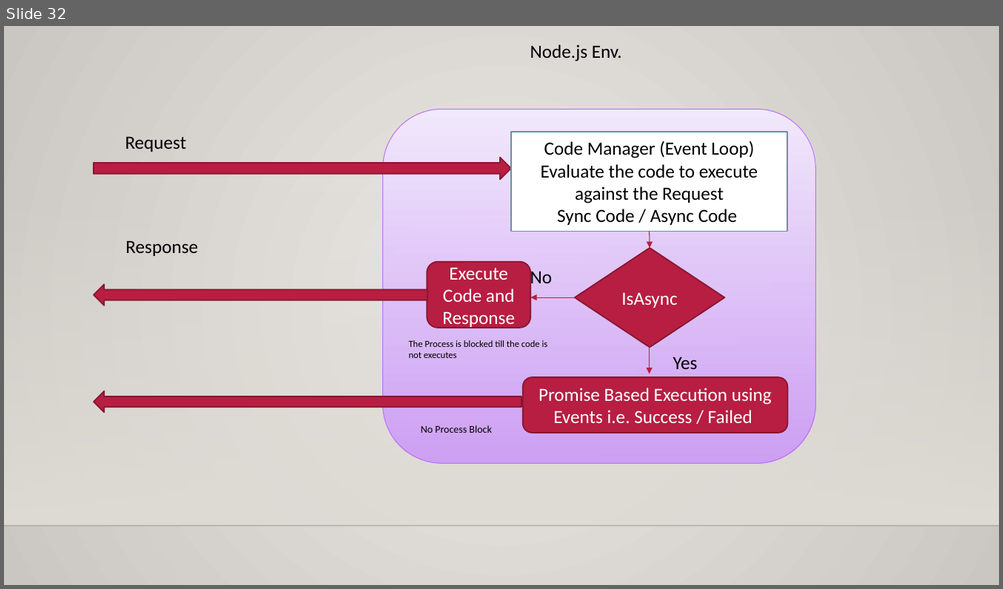
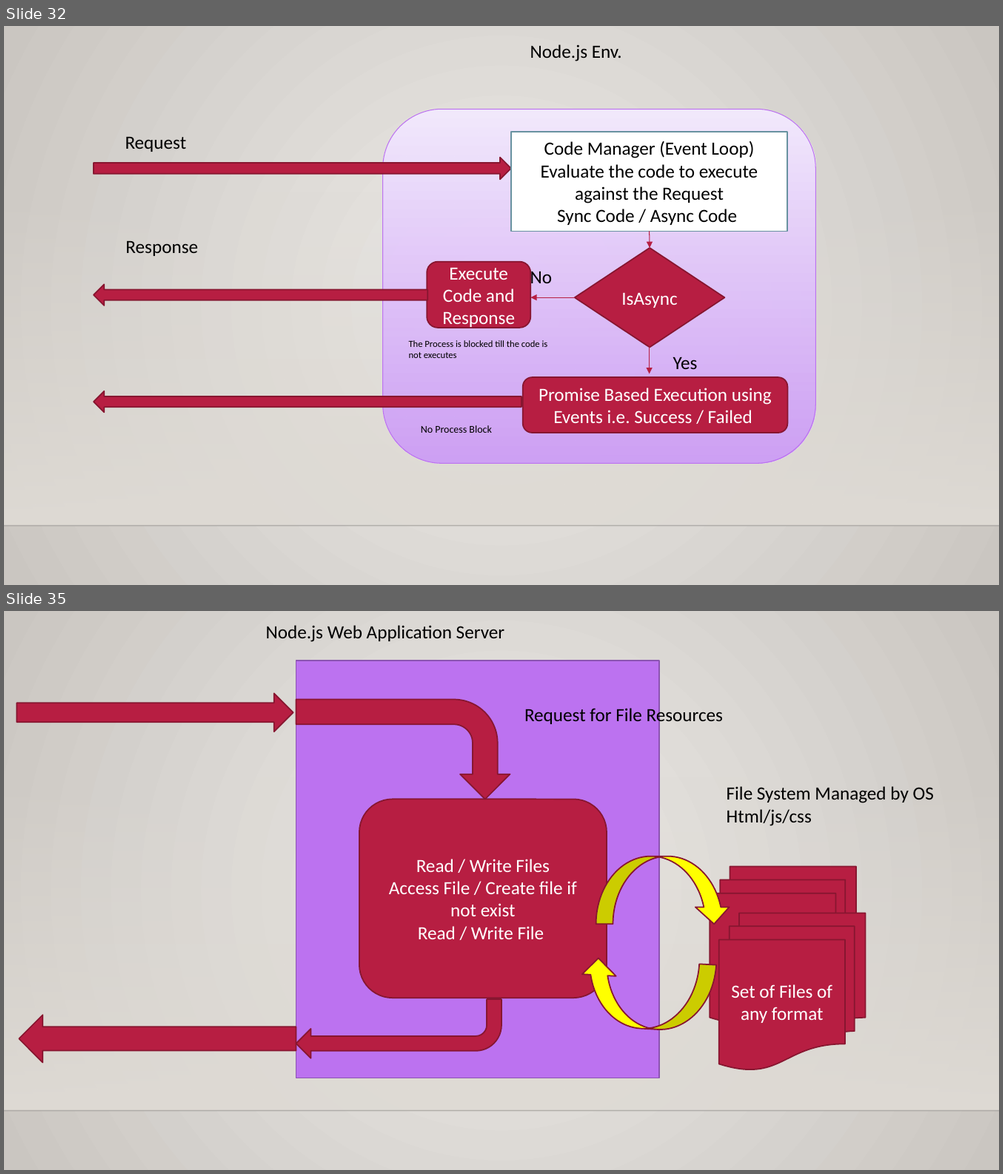
Before and after one commit to maheshsabnis/blazejan2021, a slide deck: Training_Notes_PPTs.pptx. Shown one above the other, each under a label of ours: slide 32 before the commit, slides 32 and 35 after it; the slides between them are not shown. The pictures are 1003x589 and 1003x1174 pixels, drawn with LibreOffice and Linux fonts; fonts in the diff are those of the drawing; background and template pictures are left out. Boxes give left, top, right and bottom in pixels: in the first picture for what was removed or moved away, otherwise in the second. Text is boxed around its words. In the diff, an @@ line names an element or a change of style, - is before the commit and + after.

Commit message:
File Server

```diff
--- a/Training_Notes_PPTs.pptx
+++ b/Training_Notes_PPTs.pptx
@@ slide 35 added at (4, 611, 999, 1170), background gradient #ECEAE7 to #CAC7C1; not listed: 2 template elements that a slide beside it also shows @@
@@ text added at (266, 625, 505, 642), 18 pt, text #000000 @@
+Node.js Web Application Server
@@ rectangle added at (296, 661, 659, 1079), fill #BC72F0, outline #8B54B2 1.25 pt @@
@@ right arrow added at (17, 693, 293, 731), fill #B71E42, outline #871631 1.25 pt @@
@@ bent arrow added at (296, 699, 510, 800), fill #B71E42, outline #871631 1.25 pt @@
@@ text added at (524, 706, 723, 726), 18 pt, text #000000 @@
+Request for File Resources
@@ text added at (726, 786, 933, 826), 18 pt, text #000000 @@
+File System Managed by OS
+Html/js/css
@@ rounded rectangle added at (359, 799, 606, 998), fill #B71E42, outline #871631 1.25 pt, 18 pt, text #FFFFFF @@
+Read / Write Files
+Access File / Create file if not exist
+Read / Write File
@@ curved down arrow added at (596, 857, 731, 924), fill #FFFF00, outline #871631 1.25 pt @@
@@ flow chart multidocument added at (710, 867, 856, 1024), fill #B71E42, outline #871631 1.25 pt @@
@@ flow chart multidocument added at (719, 913, 865, 1070), fill #B71E42, outline #871631 1.25 pt, 18 pt, text #FFFFFF @@
+Set of Files of any format
@@ curved down arrow added at (578, 958, 716, 1034), fill #FFFF00, outline #871631 1.25 pt @@
@@ bent arrow added at (296, 999, 501, 1059), fill #B71E42, outline #871631 1.25 pt @@
@@ left arrow added at (19, 1015, 296, 1063), fill #B71E42, outline #871631 1.25 pt @@
```
Also in this commit, not shown: 1 slide changed, 2 other slides added, 17 other files.
